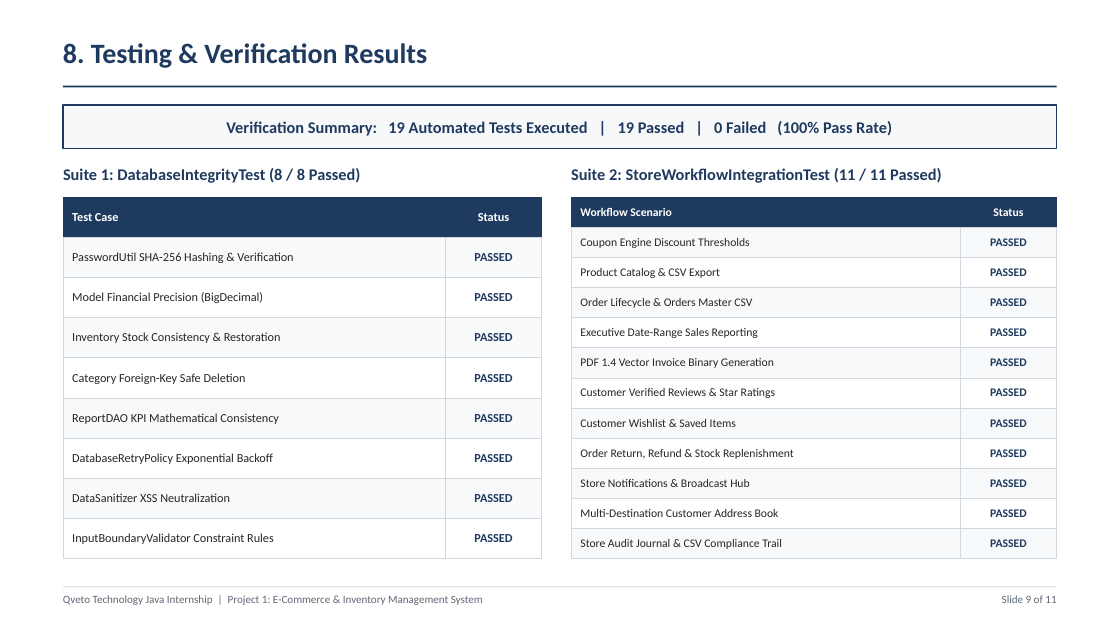
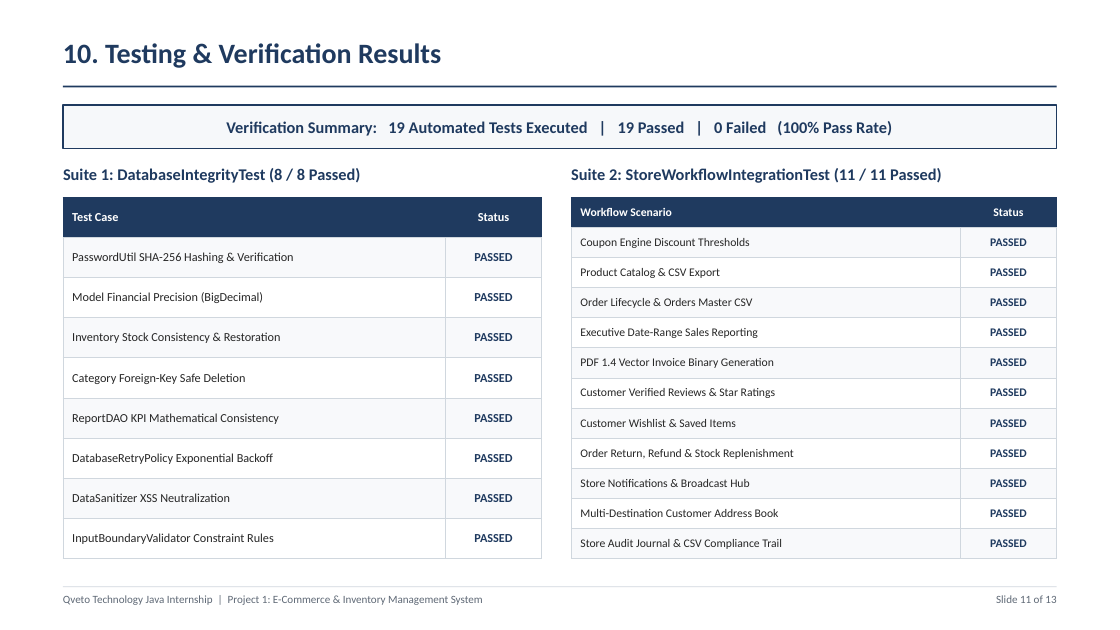
Before and after one commit to Hack44/Qveto-java-team-project, a slide deck: slide 11 of Qveto_Project_Presentation.pptx (slide 9 before the commit). Drawn at 1120x630 pixels with LibreOffice and Linux fonts; fonts in the diff are those of the drawing. Boxes give left, top, right and bottom in pixels: in the first picture for what was removed or moved away, otherwise in the second. Text is boxed around its words. In the diff, an @@ line names an element or a change of style, - is before the commit and + after.

```diff
--- a/Qveto_Project_Presentation.pptx
+++ b/Qveto_Project_Presentation.pptx
@@ text at (x1=63, y1=43, x2=441, y2=68): text changed @@
-8. Testing & Verification Results
+10. Testing & Verification Results
@@ text at (x1=996, y1=595, x2=1056, y2=603): text changed @@
-Slide 9 of 11
+Slide 11 of 13
```
Also in this commit, not shown: 9 other slides changed, 2 slides added, 2 other files.
